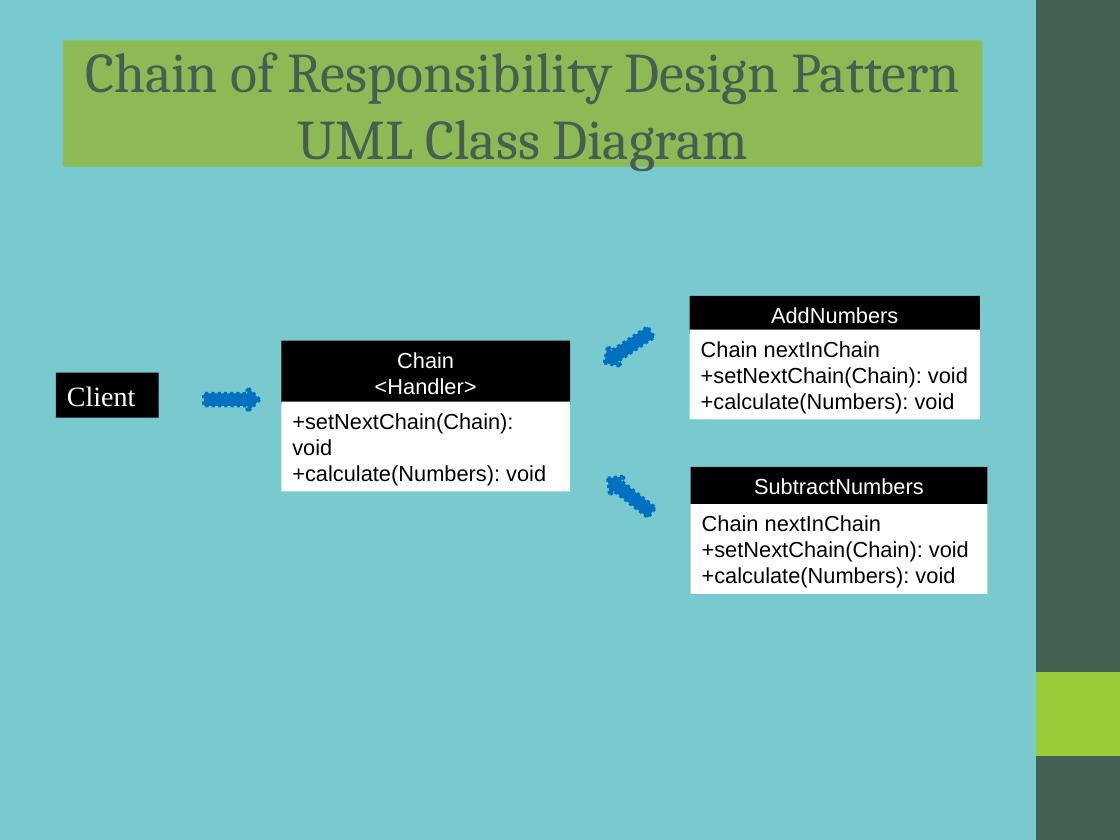
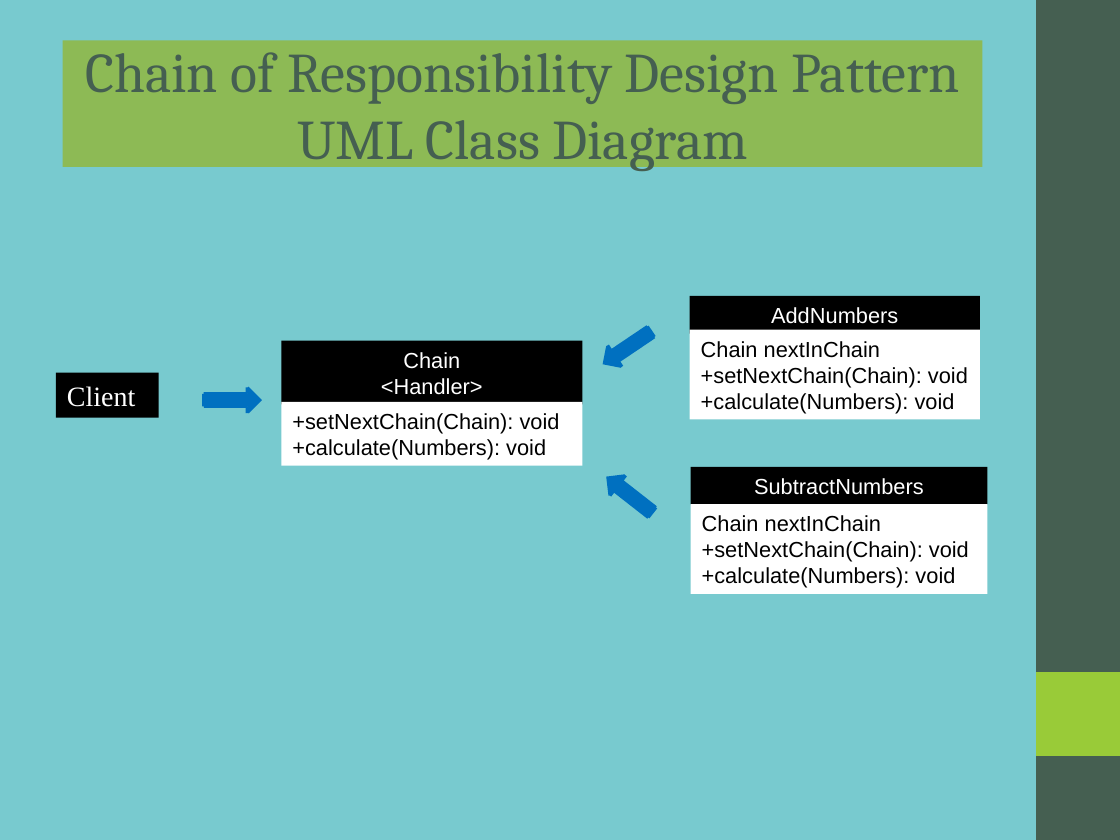
Before and after one commit to rzuniga64/java, a slide deck: slide 2 of design_patterns/src/behavorial/chain_of_responsibility/docs/chain_of_responsibility.ppt. Drawn at 1120x840 pixels with LibreOffice and Linux fonts; fonts in the diff are those of the drawing. Boxes give left, top, right and bottom in pixels: in the first picture for what was removed or moved away, otherwise in the second. Text is boxed around its words. In the diff, an @@ line names an element or a change of style, - is before the commit and + after.

```diff
--- a/design_patterns/src/behavorial/chain_of_responsibility/docs/chain_of_responsibility.ppt
+++ b/design_patterns/src/behavorial/chain_of_responsibility/docs/chain_of_responsibility.ppt
@@ outline #0070C0 2.01 pt dashed to #0070C0 2.01 pt in 3 elements at [204, 388, 260, 412], [600, 468, 659, 522], [597, 321, 657, 373] @@
@@ rectangle "Chain": place and size @@
-rectangle "Chain" at [281, 340, 570, 404]
+rectangle "Chain" at [281, 340, 582, 404]
@@ rectangle "+setNextChain(Chain): void": place and size @@
-rectangle "+setNextChain(Chain): void" at [281, 402, 570, 492]
+rectangle "+setNextChain(Chain): void" at [281, 402, 582, 466]
```
Also in this commit, not shown: 8 other files.
